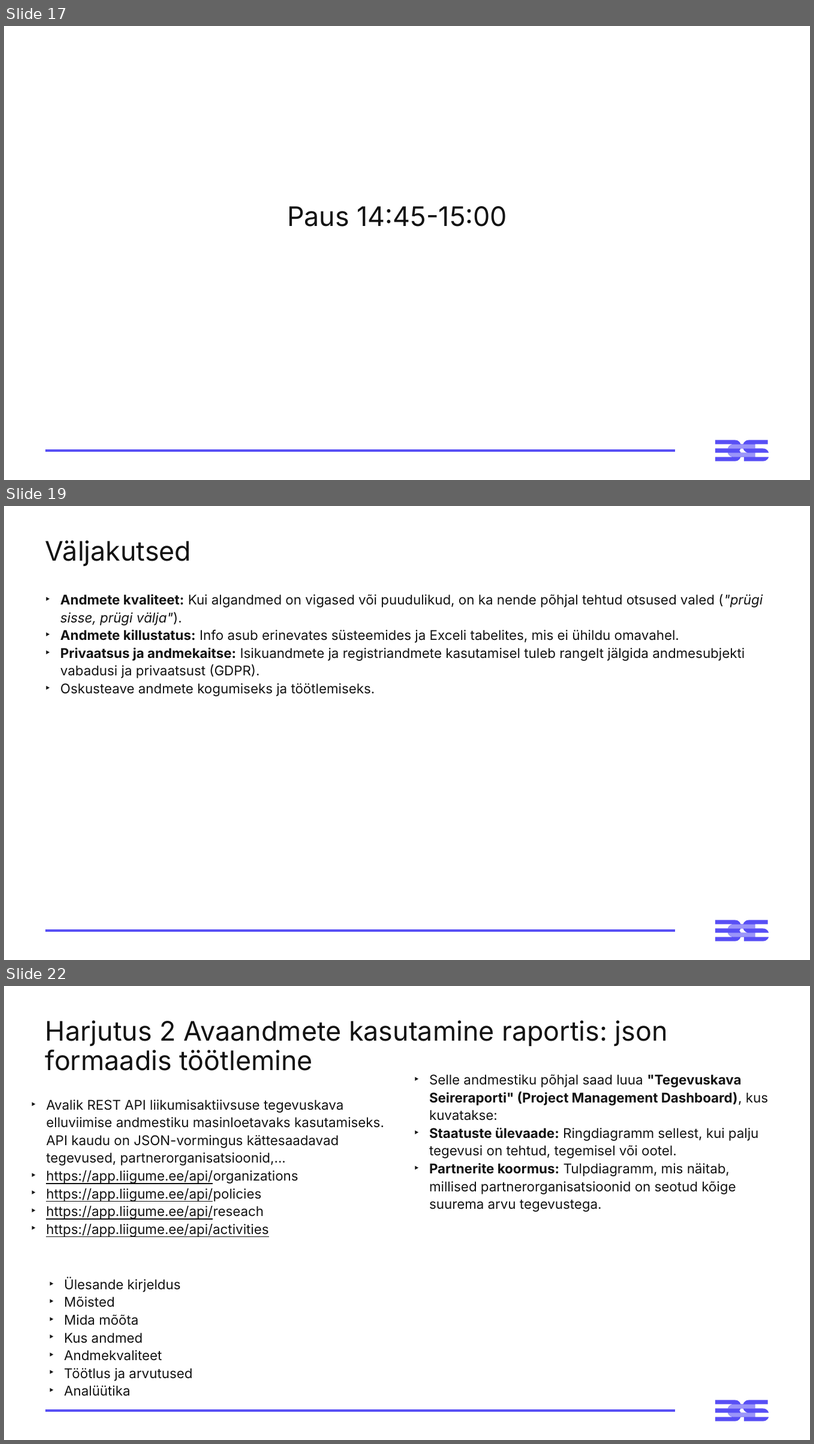
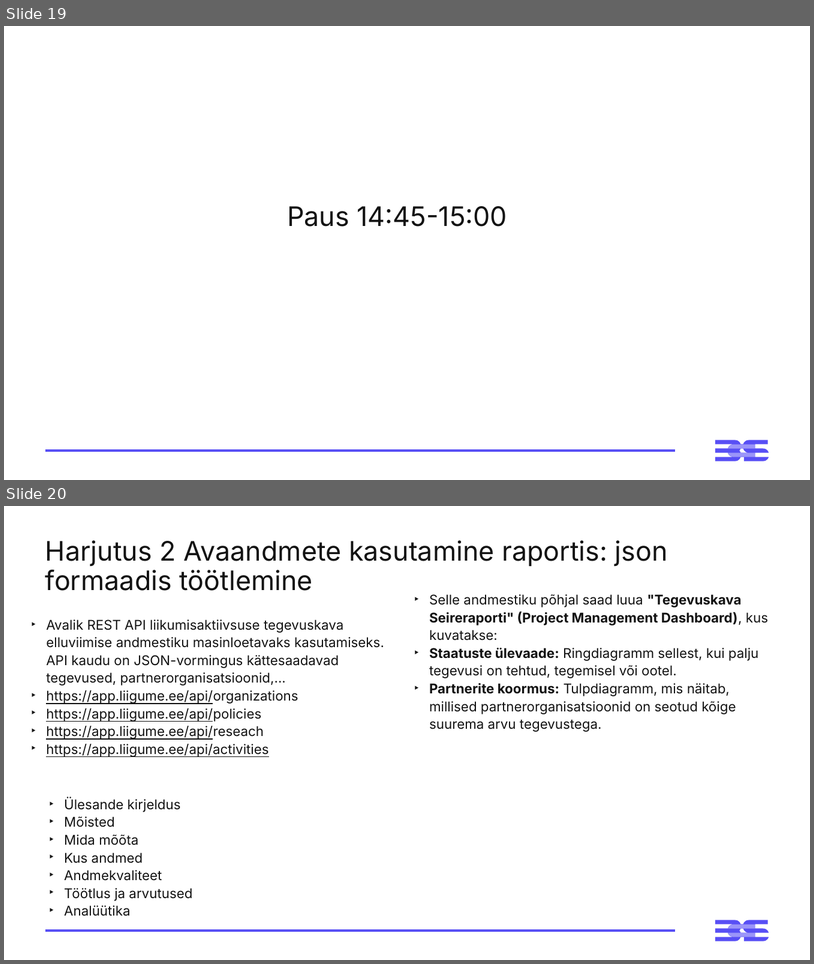
Before and after one commit to emilieabel/andmetarkus, a slide deck: Materjalid/Day4 Andmeplatvormid json/4-paev-andmetarkus-esitlus.pptx. Shown one above the other, each under a label of ours: slides 17, 19 and 22 before the commit, slides 19 and 20 after it; the slides between them are not shown. The pictures are 814x1444 and 814x964 pixels, drawn with LibreOffice and Linux fonts; fonts in the diff are those of the drawing. Boxes give left, top, right and bottom in pixels: in the first picture for what was removed or moved away, otherwise in the second. Text is boxed around its words. In the diff, an @@ line names an element or a change of style, - is before the commit and + after.

```diff
--- a/Materjalid/Day4 Andmeplatvormid json/4-paev-andmetarkus-esitlus.pptx
+++ b/Materjalid/Day4 Andmeplatvormid json/4-paev-andmetarkus-esitlus.pptx
@@ slide 19 removed at [4, 506, 810, 960], background #FFFFFF; not listed: 3 template elements that a slide beside it also shows @@
@@ title removed at [45, 540, 192, 566] @@
-Väljakutsed
@@ text removed at [60, 594, 763, 696] @@
-‣ Andmete kvaliteet: Kui algandmed on vigased või puudulikud, on ka nende põhjal tehtud otsused valed ("prügi sisse, prügi välja").
-‣ Andmete killustatus: Info asub erinevates süsteemides ja Exceli tabelites, mis ei ühildu omavahel.
-‣ Privaatsus ja andmekaitse: Isikuandmete ja registriandmete kasutamisel tuleb rangelt jälgida andmesubjekti vabadusi ja privaatsust (GDPR).
-‣ Oskusteave andmete kogumiseks ja töötlemiseks.
@@ what was slide 17 is now slide 19 @@
@@ what was slide 22 is now slide 20 @@
```
Also in this commit, not shown: 1 slide changed, 2 slides added, 3 other slides removed, 2 other files.
